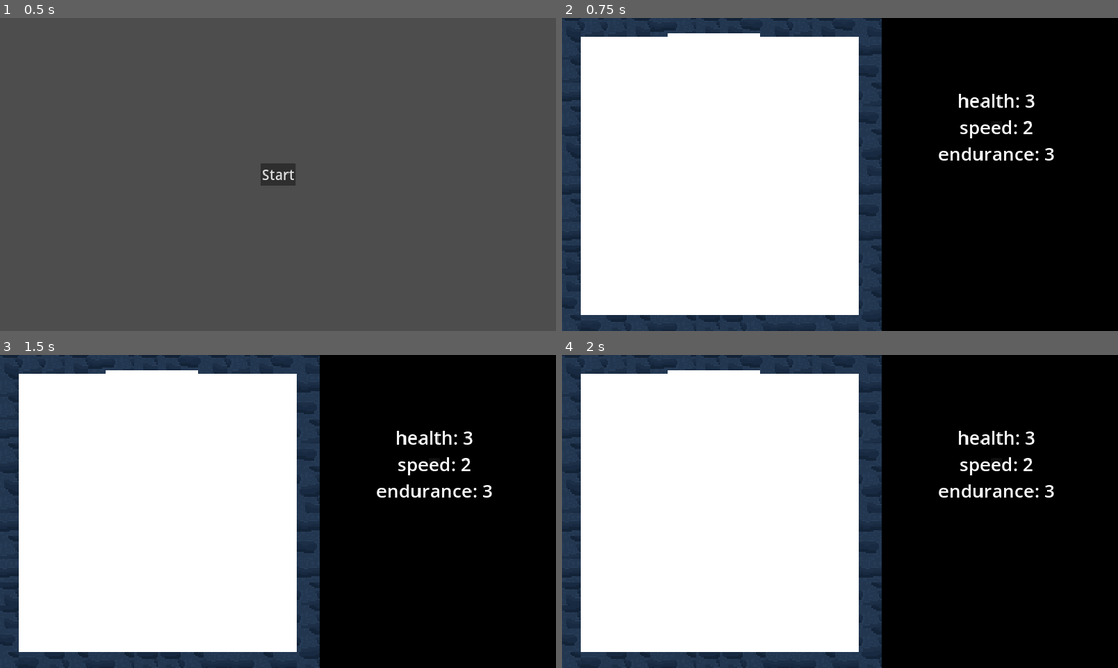
Above: before the commit, frames 1-4 (two rows, left to right).
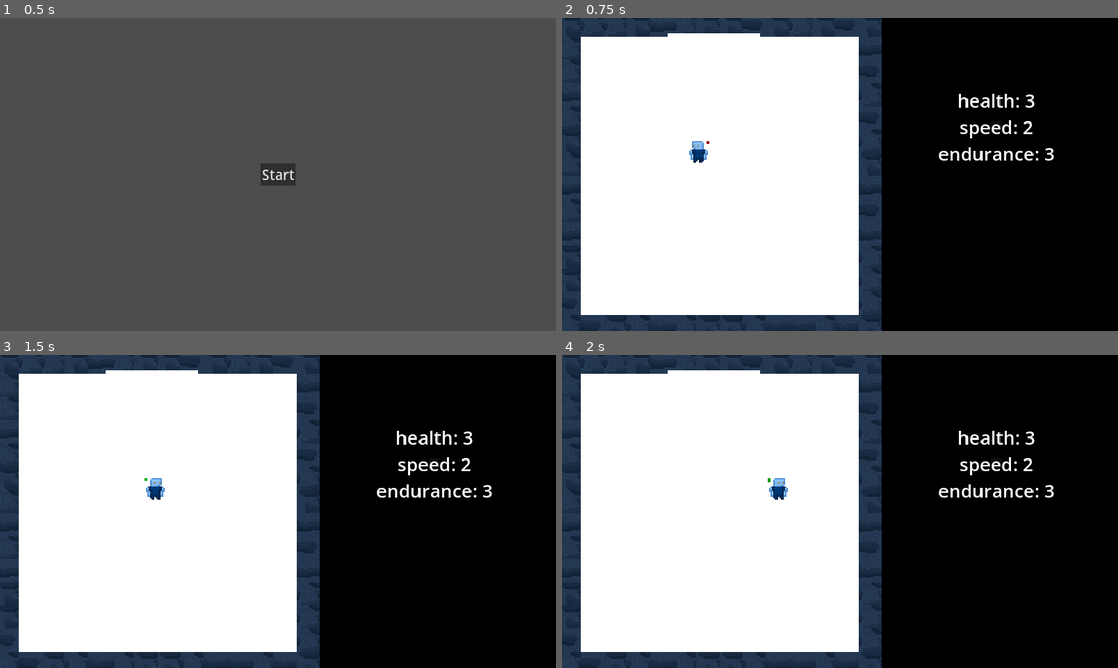
Above: after the commit, the same moments.

Repository: calvinowen27/LiveDieEscape
Game: Godot game, scene res://scenes/ui/title_screen.tscn
Same seed, same stepped clock (60 frames per second), same inputs: the game is played once before the commit and once after it.
Inputs:
- Up to frame 1 (0.5 s): no input
- Up to frame 2 (0.75 s): click "Start" at 0.5 s
- Up to frame 3 (1.5 s): tap Enter at 1.25 s; hold D (move_right) from 1.28 s (still down); hold Shift (run) from 1.28 s (still down)
- Up to frame 4 (2 s): keep holding D (move_right); keep holding Shift (run)

Frame 1 is identical in both runs. In frame 2, 0.2% of the frame differs, in the area x 22-27%, y 39-47%; in frame 3, 0.2%; in frame 4, 0.2%, in the area x 37-41%, y 39-47%.
Error in both runs: Invalid access to property or key 'global_position' on a base object of type 'Nil'. (res://scenes/z_ordering.gd:9)

Commit message:
laser turret placeholder animations

Diff:
--- a/resources/art/laser_turret_animations.tres
+++ b/resources/art/laser_turret_animations.tres
@@ -1,18 +1,63 @@
-[gd_resource type="SpriteFrames" load_steps=3 format=3 uid="uid://ee30rq1upa5a"]
+[gd_resource type="SpriteFrames" load_steps=8 format=3 uid="uid://ee30rq1upa5a"]
 
 [ext_resource type="Texture2D" uid="uid://ccyd8trqc4mtg" path="res://resources/art/laser-turret.png" id="1_e6b6o"]
 
-[sub_resource type="AtlasTexture" id="AtlasTexture_w5572"]
+[sub_resource type="AtlasTexture" id="AtlasTexture_e4cyg"]
+atlas = ExtResource("1_e6b6o")
+region = Rect2(0, 32, 16, 16)
+
+[sub_resource type="AtlasTexture" id="AtlasTexture_ee8dh"]
+atlas = ExtResource("1_e6b6o")
+region = Rect2(16, 32, 16, 16)
+
+[sub_resource type="AtlasTexture" id="AtlasTexture_dr5b4"]
 atlas = ExtResource("1_e6b6o")
 region = Rect2(0, 0, 16, 16)
+
+[sub_resource type="AtlasTexture" id="AtlasTexture_4vffu"]
+atlas = ExtResource("1_e6b6o")
+region = Rect2(16, 0, 16, 16)
+
+[sub_resource type="AtlasTexture" id="AtlasTexture_hv3p2"]
+atlas = ExtResource("1_e6b6o")
+region = Rect2(0, 16, 16, 16)
+
+[sub_resource type="AtlasTexture" id="AtlasTexture_ysnt2"]
+atlas = ExtResource("1_e6b6o")
+region = Rect2(16, 16, 16, 16)
 
 [resource]
 animations = [{
 "frames": [{
 "duration": 1.0,
-"texture": SubResource("AtlasTexture_w5572")
+"texture": SubResource("AtlasTexture_e4cyg")
+}, {
+"duration": 1.0,
+"texture": SubResource("AtlasTexture_ee8dh")
 }],
 "loop": true,
-"name": &"idle",
+"name": &"laser_turret_activated",
+"speed": 5.0
+}, {
+"frames": [{
+"duration": 1.0,
+"texture": SubResource("AtlasTexture_dr5b4")
+}, {
+"duration": 1.0,
+"texture": SubResource("AtlasTexture_4vffu")
+}],
+"loop": true,
+"name": &"laser_turret_idle",
+"speed": 5.0
+}, {
+"frames": [{
+"duration": 1.0,
+"texture": SubResource("AtlasTexture_hv3p2")
+}, {
+"duration": 1.0,
+"texture": SubResource("AtlasTexture_ysnt2")
+}],
+"loop": true,
+"name": &"laser_turret_priming",
 "speed": 5.0
 }]
--- a/resources/art/player_animations.tres
+++ b/resources/art/player_animations.tres
@@ -2,38 +2,38 @@
 
 [ext_resource type="Texture2D" uid="uid://nnjtr6oolcu4" path="res://resources/art/player-sheet.png" id="1_hmltq"]
 
-[sub_resource type="AtlasTexture" id="AtlasTexture_nko0j"]
-atlas = ExtResource("1_hmltq")
-region = Rect2(32, 0, 16, 16)
-
-[sub_resource type="AtlasTexture" id="AtlasTexture_3up64"]
-atlas = ExtResource("1_hmltq")
-region = Rect2(48, 0, 16, 16)
-
-[sub_resource type="AtlasTexture" id="AtlasTexture_gt5df"]
-atlas = ExtResource("1_hmltq")
-region = Rect2(64, 0, 16, 16)
-
-[sub_resource type="AtlasTexture" id="AtlasTexture_p80ca"]
-atlas = ExtResource("1_hmltq")
-region = Rect2(80, 0, 16, 16)
-
-[sub_resource type="AtlasTexture" id="AtlasTexture_8s1ry"]
+[sub_resource type="AtlasTexture" id="AtlasTexture_lifi2"]
 atlas = ExtResource("1_hmltq")
 region = Rect2(0, 0, 16, 16)
 
-[sub_resource type="AtlasTexture" id="AtlasTexture_ihsys"]
+[sub_resource type="AtlasTexture" id="AtlasTexture_834bt"]
 atlas = ExtResource("1_hmltq")
 region = Rect2(16, 0, 16, 16)
+
+[sub_resource type="AtlasTexture" id="AtlasTexture_gcjh2"]
+atlas = ExtResource("1_hmltq")
+region = Rect2(0, 32, 16, 16)
+
+[sub_resource type="AtlasTexture" id="AtlasTexture_y0se7"]
+atlas = ExtResource("1_hmltq")
+region = Rect2(16, 32, 16, 16)
+
+[sub_resource type="AtlasTexture" id="AtlasTexture_f5l5a"]
+atlas = ExtResource("1_hmltq")
+region = Rect2(0, 16, 16, 16)
+
+[sub_resource type="AtlasTexture" id="AtlasTexture_ef262"]
+atlas = ExtResource("1_hmltq")
+region = Rect2(16, 16, 16, 16)
 
 [resource]
 animations = [{
 "frames": [{
 "duration": 1.0,
-"texture": SubResource("AtlasTexture_nko0j")
+"texture": SubResource("AtlasTexture_lifi2")
 }, {
 "duration": 1.0,
-"texture": SubResource("AtlasTexture_3up64")
+"texture": SubResource("AtlasTexture_834bt")
 }],
 "loop": true,
 "name": &"player_idle",
@@ -41,10 +41,10 @@
 }, {
 "frames": [{
 "duration": 1.0,
-"texture": SubResource("AtlasTexture_gt5df")
+"texture": SubResource("AtlasTexture_gcjh2")
 }, {
 "duration": 1.0,
-"texture": SubResource("AtlasTexture_p80ca")
+"texture": SubResource("AtlasTexture_y0se7")
 }],
 "loop": true,
 "name": &"player_run",
@@ -52,10 +52,10 @@
 }, {
 "frames": [{
 "duration": 1.0,
-"texture": SubResource("AtlasTexture_8s1ry")
+"texture": SubResource("AtlasTexture_f5l5a")
 }, {
 "duration": 1.0,
-"texture": SubResource("AtlasTexture_ihsys")
+"texture": SubResource("AtlasTexture_ef262")
 }],
 "loop": true,
 "name": &"player_walk",
--- a/scenes/player/player.tscn
+++ b/scenes/player/player.tscn
@@ -41,7 +41,7 @@
 [node name="AnimatedSprite2D" type="AnimatedSprite2D" parent="."]
 scale = Vector2(5, 5)
 sprite_frames = ExtResource("4_nowlt")
-animation = &"player_walk"
+animation = &"player_run"
 
 [node name="ZOrdering" parent="." instance=ExtResource("7_iwhiw")]
 
Binary file changed: resources/art/player-sheet.png
Binary file changed: resources/art/player.aseprite
Not shown, added: resources/art/.DS_Store
